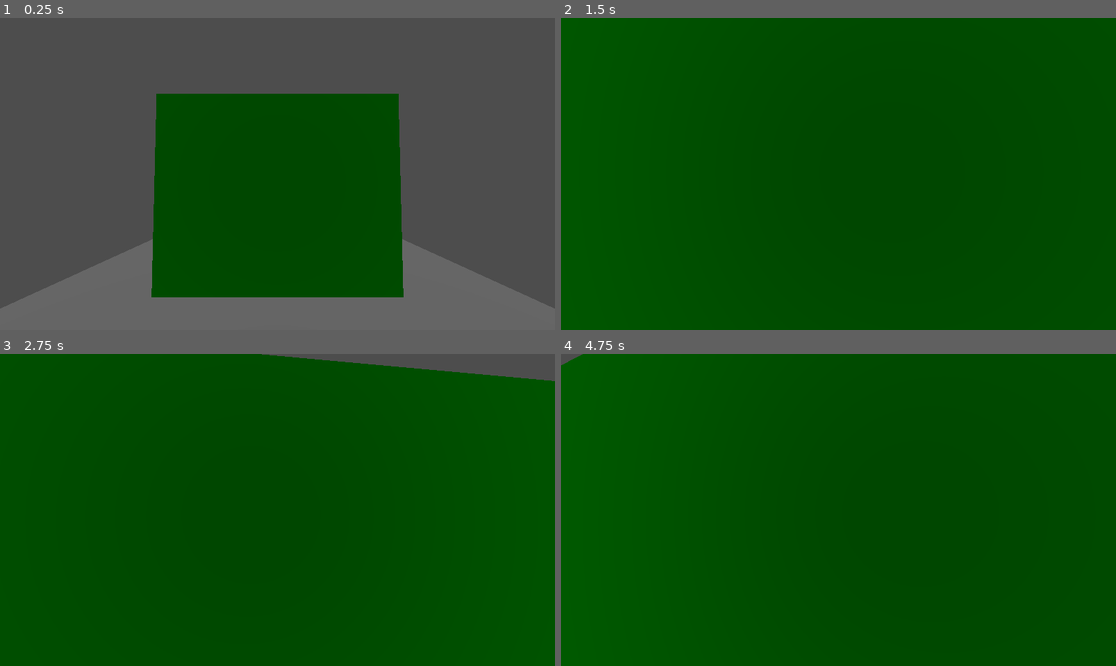
Above: before the commit, frames 1-4 (two rows, left to right).
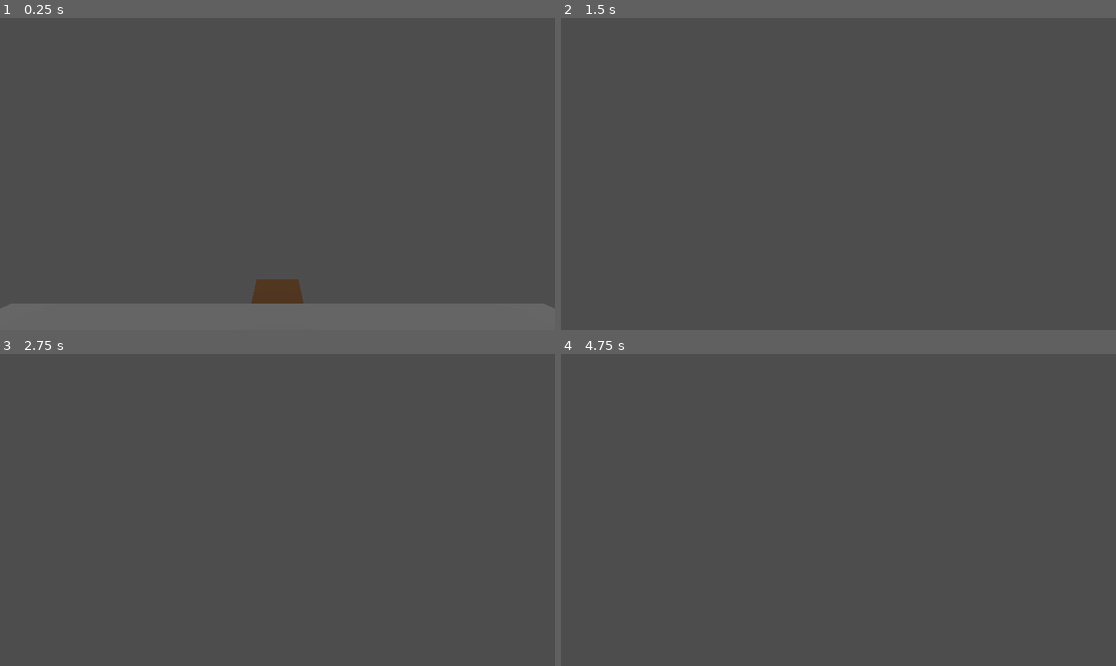
Above: after the commit, the same moments.

Repository: martin1890/DD1349-VT26-Projekt
Game: Godot game, scene res://room.tscn
Same seed, same stepped clock (60 frames per second), same inputs: the game is played once before the commit and once after it. The project has no main scene, so this scene is started directly.
Inputs (mouse positions are in pixels of both pictures, inside the frame that each line leads up to):
- Up to frame 1 (0.25 s): no input
- Up to frame 2 (1.5 s): tap Enter (ui_accept) at 0.5, 0.77 s; move the mouse to (866, 174) at 0.52 s; hold G (climb) 0.53-1.28 s; hold Up (ui_up) from 0.53 s (still down); tap E (interact) at 0.8, 1.35 s; move the mouse to (810, 174) at 1.27 s
- Up to frame 3 (2.75 s): keep holding Up (ui_up); tap Enter (ui_accept) at 1.52 s; tap G (climb) at 1.55 s; move the mouse to (288, 503) at 2.02 s; hold G (climb) from 2.03 s (still down); tap E (interact) at 2.3 s
- Up to frame 4 (4.75 s): keep holding Up (ui_up); move the mouse to (832, 516) at 2.77 s; release G (climb) at 2.78 s; tap E (interact) at 2.85, 3.8, 4.35 s; tap Enter (ui_accept) at 3.02, 3.77, 4.52 s; tap G (climb) at 3.05, 4.55 s; move the mouse to (877, 513) at 3.52 s; hold G (climb) 3.53-4.28 s; move the mouse to (794, 506) at 4.27 s

The runs differ from the first frame. In frame 1, 33% of the frame differs, in the area x 2-98%, y 24-92%; in frame 2, 100%, in the area x 0-100%, y 0-100%; in frame 3, 98%; in frame 4, 100%.

Commit message:
fixes issue #9
Added trapdoor that can be interacted either by the player stepping on it or by pressing a button. In the inspector, you choose which of the two ways the trapdoor should function.

Diff:
--- a/DD1349-VT26-Projekt-main/room-generator/Rooms/RoomComponents/button.tscn
+++ b/DD1349-VT26-Projekt-main/room-generator/Rooms/RoomComponents/button.tscn
@@ -2,12 +2,16 @@
 
 [ext_resource type="Script" uid="uid://2b7ix548ioqi" path="res://Rooms/RoomComponents/button.gd" id="1_rq7r5"]
 
+[sub_resource type="StandardMaterial3D" id="StandardMaterial3D_rq7r5"]
+albedo_color = Color(0.6407007, 0.00030563027, 0.64079994, 1)
+
 [sub_resource type="BoxMesh" id="BoxMesh_bcws6"]
+material = SubResource("StandardMaterial3D_rq7r5")
 
 [sub_resource type="BoxShape3D" id="BoxShape3D_rq7r5"]
 
 [node name="Button" type="StaticBody3D" unique_id=1624754901]
-collision_layer = 2
+collision_layer = 3
 collision_mask = 2
 script = ExtResource("1_rq7r5")
 
--- a/DD1349-VT26-Projekt-main/room-generator/Rooms/RoomComponents/rotating_bridge.tscn
+++ b/DD1349-VT26-Projekt-main/room-generator/Rooms/RoomComponents/rotating_bridge.tscn
@@ -12,22 +12,22 @@
 [sub_resource type="BoxShape3D" id="BoxShape3D_rovpg"]
 size = Vector3(5, 0.2, 1)
 
-[node name="rotating_bridge" type="StaticBody3D"]
+[node name="rotating_bridge" type="StaticBody3D" unique_id=1011554067]
 script = ExtResource("1_if711")
 
-[node name="MeshInstance3D" type="MeshInstance3D" parent="."]
+[node name="MeshInstance3D" type="MeshInstance3D" parent="." unique_id=1063884260]
 mesh = SubResource("CylinderMesh_mwkpp")
 
-[node name="CollisionShape3D" type="CollisionShape3D" parent="."]
+[node name="CollisionShape3D" type="CollisionShape3D" parent="." unique_id=2097941675]
 shape = SubResource("CylinderShape3D_if711")
 
-[node name="StaticBody3D" type="StaticBody3D" parent="."]
+[node name="StaticBody3D" type="StaticBody3D" parent="." unique_id=1641705948]
 transform = Transform3D(1, 0, 0, 0, 1, 0, 0, 0, 1, 0, 1, 0)
 
-[node name="MeshInstance3D" type="MeshInstance3D" parent="StaticBody3D"]
+[node name="MeshInstance3D" type="MeshInstance3D" parent="StaticBody3D" unique_id=626454530]
 transform = Transform3D(1, 0, 0, 0, 1, 0, 0, 0, 1, -2, 0, 0)
 mesh = SubResource("BoxMesh_2gb1e")
 
-[node name="CollisionShape3D" type="CollisionShape3D" parent="StaticBody3D"]
+[node name="CollisionShape3D" type="CollisionShape3D" parent="StaticBody3D" unique_id=1525986785]
 transform = Transform3D(1, 0, 0, 0, 1, 0, 0, 0, 1, -2, 0, 0)
 shape = SubResource("BoxShape3D_rovpg")
--- a/DD1349-VT26-Projekt-main/room-generator/Rooms/RoomComponents/steve.gd
+++ b/DD1349-VT26-Projekt-main/room-generator/Rooms/RoomComponents/steve.gd
@@ -7,6 +7,7 @@
 var is_climbing = false
 
 @onready var climb_ray = $ClimbableWallDetector # Adjust path if needed
+@onready var ray = $Camera3D/RayCast3D
 
 func _physics_process(delta: float) -> void:
 	if is_climbing:
@@ -69,8 +70,10 @@
 
 	# Existing interaction logic for "E"
 	if event.is_action_pressed("interact"):
-		if climb_ray.is_colliding():
-			var collider = climb_ray.get_collider()
+		print("Pressed E")
+		if ray.is_colliding():
+			print("Colliding")
+			var collider = ray.get_collider()
 			if collider.has_method("interact"):
 				collider.interact()
 
--- a/DD1349-VT26-Projekt-main/room-generator/Rooms/RoomComponents/trapdoor.tscn
+++ b/DD1349-VT26-Projekt-main/room-generator/Rooms/RoomComponents/trapdoor.tscn
@@ -1,10 +1,34 @@
 [gd_scene format=3 uid="uid://br6f8taa1kg73"]
 
-[sub_resource type="BoxShape3D" id="BoxShape3D_0pxud"]
+[ext_resource type="Script" uid="uid://dgtnp551wagll" path="res://trapdoor.gd" id="1_54k18"]
 
-[node name="Trapdoor" type="StaticBody3D" unique_id=170739454]
+[sub_resource type="StandardMaterial3D" id="StandardMaterial3D_0pxud"]
+albedo_color = Color(0.4075298, 0.25571272, 0.10338714, 1)
 
-[node name="CollisionShape3D" type="CollisionShape3D" parent="." unique_id=1458222664]
-shape = SubResource("BoxShape3D_0pxud")
+[sub_resource type="BoxMesh" id="BoxMesh_6lfqu"]
+material = SubResource("StandardMaterial3D_0pxud")
+size = Vector3(1, 0.1, 1)
 
-[node name="MeshInstance3D" type="MeshInstance3D" parent="." unique_id=592740268]
+[sub_resource type="BoxShape3D" id="BoxShape3D_rcclu"]
+size = Vector3(1, 0.1, 1)
+
+[sub_resource type="BoxShape3D" id="BoxShape3D_qn7dm"]
+size = Vector3(1, 0.15, 1)
+
+[node name="trapdoor_hinge" type="Node3D" unique_id=1994545824 node_paths=PackedStringArray("step_area")]
+script = ExtResource("1_54k18")
+step_area = NodePath("trapdoor/Area3D")
+
+[node name="trapdoor" type="StaticBody3D" parent="." unique_id=1075304047]
+transform = Transform3D(1, 0, 0, 0, 1, 0, 0, 0, 1, 0, 0, -0.5)
+
+[node name="MeshInstance3D" type="MeshInstance3D" parent="trapdoor" unique_id=1186434872]
+mesh = SubResource("BoxMesh_6lfqu")
+
+[node name="CollisionShape3D" type="CollisionShape3D" parent="trapdoor" unique_id=758493779]
+shape = SubResource("BoxShape3D_rcclu")
+
+[node name="Area3D" type="Area3D" parent="trapdoor" unique_id=1629449342]
+
+[node name="CollisionShape3D" type="CollisionShape3D" parent="trapdoor/Area3D" unique_id=230691796]
+shape = SubResource("BoxShape3D_qn7dm")
--- a/DD1349-VT26-Projekt-main/room-generator/room.tscn
+++ b/DD1349-VT26-Projekt-main/room-generator/room.tscn
@@ -2,7 +2,8 @@
 
 [ext_resource type="PackedScene" uid="uid://bpf4n1xy86spf" path="res://Rooms/RoomComponents/steve.tscn" id="1_88gup"]
 [ext_resource type="Script" uid="uid://blrqdogyy8xya" path="res://camera_3d.gd" id="3_4o3f6"]
-[ext_resource type="PackedScene" uid="uid://u06rejolblad" path="res://Rooms/RoomComponents/climb_wall.tscn" id="3_v5vuv"]
+[ext_resource type="PackedScene" uid="uid://br6f8taa1kg73" path="res://Rooms/RoomComponents/trapdoor.tscn" id="3_v5vuv"]
+[ext_resource type="PackedScene" uid="uid://8clc6sphlcs1" path="res://Rooms/RoomComponents/button.tscn" id="4_v5vuv"]
 
 [sub_resource type="BoxShape3D" id="BoxShape3D_bisa2"]
 size = Vector3(10, 1, 10)
@@ -13,7 +14,7 @@
 [node name="Node3D" type="Node3D" unique_id=1869561359]
 
 [node name="Steve" parent="." unique_id=253008683 instance=ExtResource("1_88gup")]
-transform = Transform3D(1, 0, 0, 0, 1, 0, 0, 0, 1, 0, 0, 3.393566)
+transform = Transform3D(1, 0, 0, 0, 1, 0, 0, 0, 1, 0, 0, -1.1433656)
 
 [node name="Camera3D2" type="Camera3D" parent="Steve" unique_id=223269612]
 transform = Transform3D(1, 0, 0, 0, 0.99917185, -0.04068983, 0, 0.04068983, 0.99917185, 0, 0.8968754, 0.061635613)
@@ -31,5 +32,13 @@
 [node name="DirectionalLight3D" type="DirectionalLight3D" parent="." unique_id=1119135086]
 transform = Transform3D(1, 0, 0, 0, 0.8940526, 0.44796196, 0, -0.44796196, 0.8940526, 0, 2.0283449, 0)
 
-[node name="Climb_wall" parent="." unique_id=88695029 instance=ExtResource("3_v5vuv")]
-transform = Transform3D(5, 0, 0, 0, 5, 0, 0, 0, 5, 0, 0.9389167, -3.175179)
+[node name="trapdoor_hinge_step_on" parent="." unique_id=1994545824 instance=ExtResource("3_v5vuv")]
+transform = Transform3D(1, 0, 0, 0, 1, 0, 0, 0, 1, 0, -0.7564249, -5.051187)
+is_step_activated = true
+
+[node name="trapdoor_hinge_button" parent="." unique_id=1042637895 node_paths=PackedStringArray("button") instance=ExtResource("3_v5vuv")]
+transform = Transform3D(1, 0, 0, 0, 1, 0, 0, 0, 1, 3.77113, 1.0515753, 0)
+button = NodePath("../Button")
+
+[node name="Button" parent="." unique_id=1624754901 instance=ExtResource("4_v5vuv")]
+transform = Transform3D(1, 0, 0, 0, 1, 0, 0, 0, 1, 2.059358, 0.88859653, 0)
--- /dev/null
+++ b/DD1349-VT26-Projekt-main/room-generator/trapdoor.gd
@@ -0,0 +1,48 @@
+extends Node3D
+
+@export var button: Node3D
+@export var step_area: Area3D # The Area3D you stand on
+@export var is_step_activated: bool = false
+
+@export var closed_angle: float = 0.0
+@export var open_angle: float = -90.0 # -90 swings it down
+@export var rotation_speed: float = 5.0
+@export var stop_threshold_deg: float = 0.5
+
+var target_angle_rad: float = 0.0
+var should_change: bool = false
+
+func _ready():
+	# Initial position
+	target_angle_rad = deg_to_rad(closed_angle)
+
+	# Connect to button if assigned
+	if button:
+		button.pressed.connect(_on_toggle_trapdoor)
+
+	# Connect to Area3D if assigned and enabled
+	if is_step_activated and step_area:
+		step_area.body_entered.connect(_on_step_entered)
+
+func _process(delta: float) -> void:
+	if should_change:
+		# Use rotation.x for a trapdoor swing
+		rotation.x = lerp_angle(rotation.x, target_angle_rad, rotation_speed * delta)
+
+		# Stop moving when close enough
+		if abs(angle_difference(rotation.x, target_angle_rad)) < deg_to_rad(stop_threshold_deg):
+			rotation.x = target_angle_rad
+			should_change = false
+
+func _on_toggle_trapdoor():
+	# Toggles between open and closed
+	if target_angle_rad == deg_to_rad(closed_angle):
+		target_angle_rad = deg_to_rad(open_angle)
+	else:
+		target_angle_rad = deg_to_rad(closed_angle)
+	should_change = true
+
+func _on_step_entered(body):
+	if body is CharacterBody3D:
+		target_angle_rad = deg_to_rad(open_angle)
+		should_change = true
Not shown, added: DD1349-VT26-Projekt-main/room-generator/trapdoor.gd.uid
